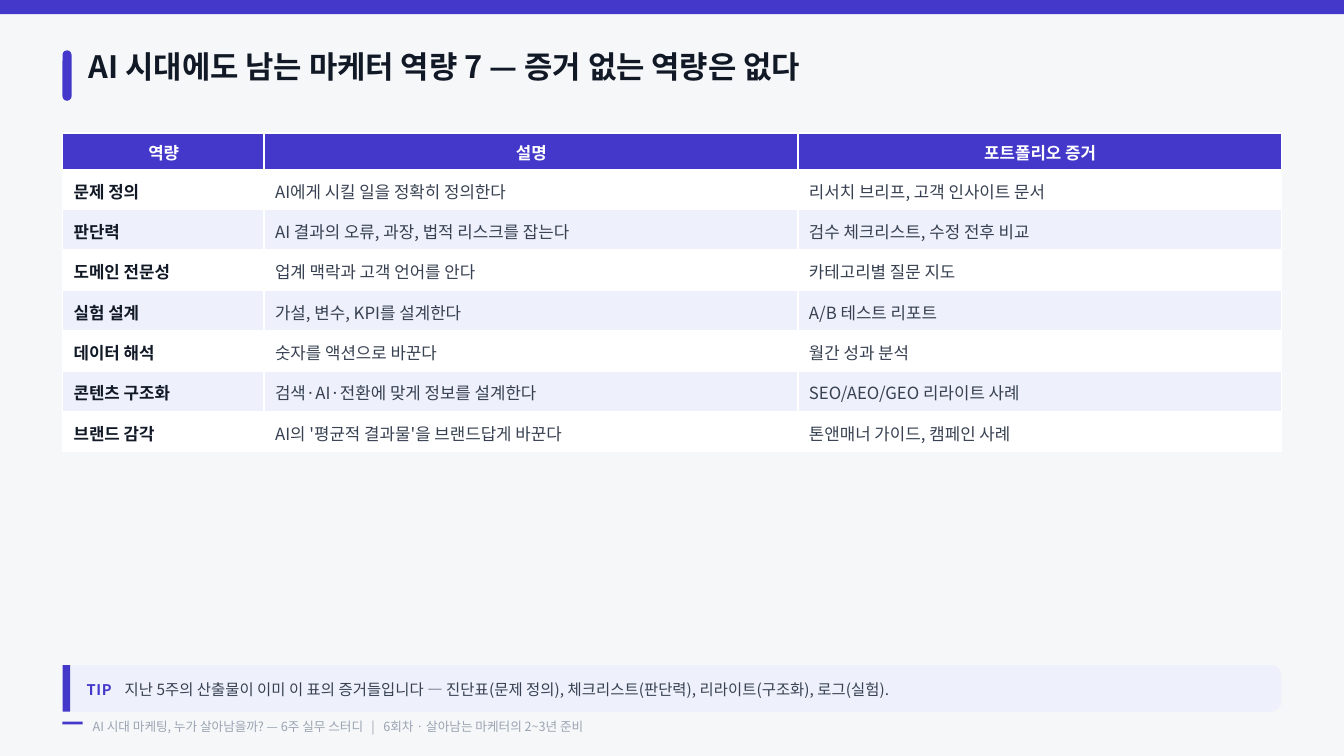
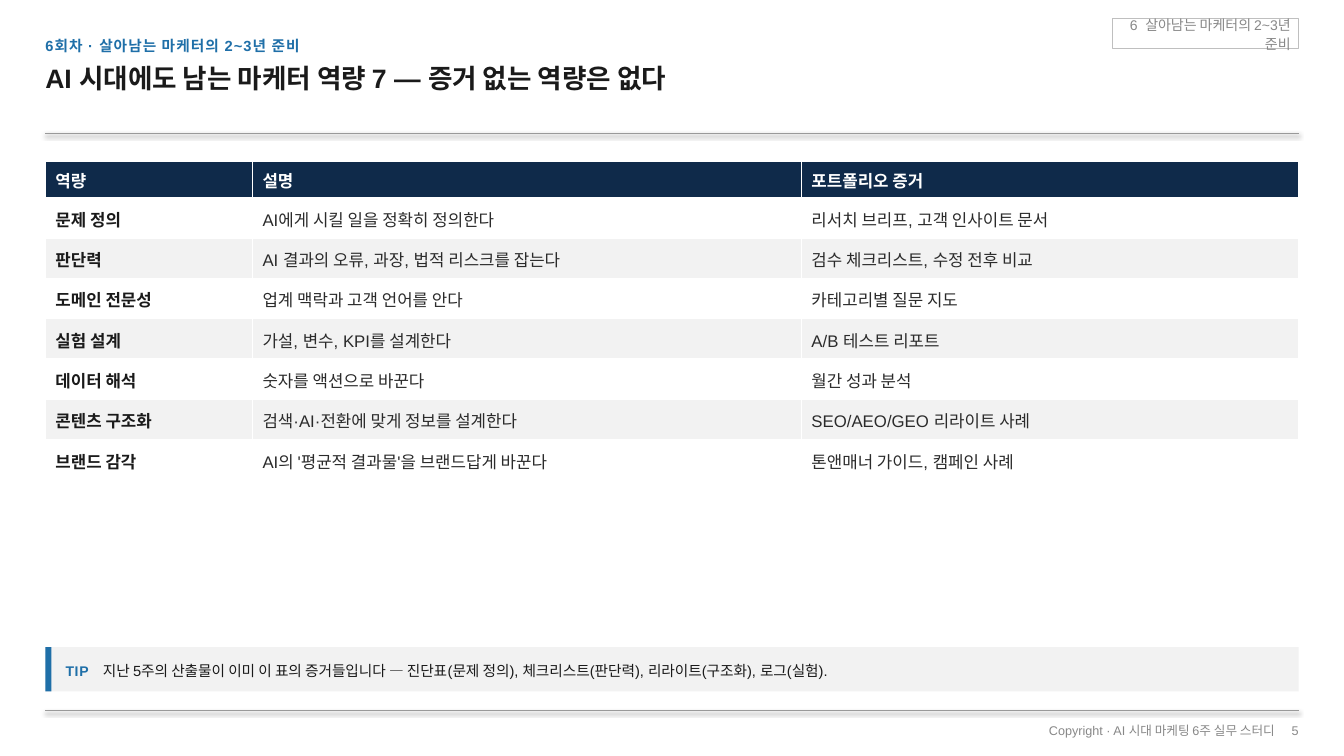
Before and after one commit to recon9973-lang/Design-resources-repository, a slide deck: slide 5 of ai-marketing-6week/수강생용/6회차_살아남는_마케터의_2~3년_준비.pptx. Drawn at 1344x756 pixels with LibreOffice and Linux fonts; fonts in the diff are those of the drawing. Boxes give left, top, right and bottom in pixels: in the first picture for what was removed or moved away, otherwise in the second. Text is boxed around its words. In the diff, an @@ line names an element or a change of style, - is before the commit and + after.

```diff
--- a/ai-marketing-6week/수강생용/6회차_살아남는_마케터의_2~3년_준비.pptx
+++ b/ai-marketing-6week/수강생용/6회차_살아남는_마케터의_2~3년_준비.pptx
@@ rectangle removed at (0, 0, 1344, 756) @@
@@ rectangle removed at (0, 0, 1344, 14) @@
@@ rectangle added at (1112, 18, 1299, 48), outline #BFBFBF 0.5 pt @@
@@ text at (1130, 18, 1291, 50): text changed; size 9 to 10 pt; font Noto Sans CJK KR to Arial; text colour #9AA4B2 to #888888 @@
-AI 시대 마케팅, 누가 살아남을까? — 6주 실무 스터디 | 6회차 · 살아남는 마케터의 2~3년 준비
+6 살아남는 마케터의 2~3년 준비
@@ text added at (45, 38, 300, 53), 10.5 pt, text #1F6FA8, bold @@
+6회차 · 살아남는 마케터의 2~3년 준비
@@ rounded rectangle removed at (63, 50, 72, 101) @@
@@ text "AI 시대에도 남는 마케터 역량 ...": place and size @@
-text "AI 시대에도 남는 마케터 역량 ..." at (89, 52, 800, 81)
+text "AI 시대에도 남는 마케터 역량 ..." at (45, 65, 666, 91)
@@ text "AI 시대에도 남는 마케터 역량 ..." at (45, 65, 666, 91): size 22 to 19 pt, font Noto Sans CJK KR to Arial, text colour #111927 to #1A1A1A; line spacing 1.14 to 1.04 @@
@@ line added from (45, 133) to (1299, 133), #999999 0.75 pt @@
@@ table at (45, 161, 1300, 480) @@
@@ fill #4338CA to #0F2A4A in row 1 @@
@@ fill #EEF0FB to #F2F2F2 in 9 cells @@
@@ font Noto Sans CJK KR to Arial @@
@@ text colour #111927 to #1A1A1A in "문제 정의", "판단력", "도메인 전문성", "실험 설계" and 3 more places @@
@@ text colour #374151 to #2B2B2B in "AI에게 시킬 일을 정확히 정의한다", "리서치 브리프, 고객 인사이트 문서", "AI 결과의 오류, 과장, 법적 리스크를 잡는다", "검수 체크리스트, 수정 전후 비교" and 10 more places @@
@@ alignment centre to left @@
@@ line spacing 1.1 to 1.08 @@
@@ table: place and size @@
-table at (63, 133, 1282, 452)
+table at (45, 161, 1300, 480)
@@ rectangle: place and size @@
-rectangle at (63, 665, 70, 712)
+rectangle at (45, 647, 51, 692)
@@ rectangle at (45, 647, 51, 692): fill #4338CA to #1F6FA8 @@
@@ rectangle added at (45, 647, 1299, 692), fill #F2F2F2 @@
@@ text "TIP 지난 5주의 산출물이 이미 ...": place and size @@
-text "TIP 지난 5주의 산출물이 이미 ..." at (87, 682, 889, 698)
+text "TIP 지난 5주의 산출물이 이미 ..." at (66, 663, 828, 679)
@@ text "TIP 지난 5주의 산출물이 이미 ..." at (66, 663, 828, 679): size 10.5 to 10 pt, text colour #4338CA to #1F6FA8 in "TIP"; size 11 to 10.5 pt, font Noto Sans CJK KR to Arial, text colour #374151 to #1A1A1A @@
@@ rounded rectangle removed at (63, 665, 1281, 712) @@
@@ line added from (45, 711) to (1299, 711), #999999 0.5 pt @@
@@ rectangle removed at (63, 722, 83, 725) @@
@@ text added at (1049, 724, 1299, 738), 9 pt, text #888888 @@
+Copyright · AI 시대 마케팅 6주 실무 스터디 5
```
Also in this commit, not shown: 13 other slides changed, 14 other files.
